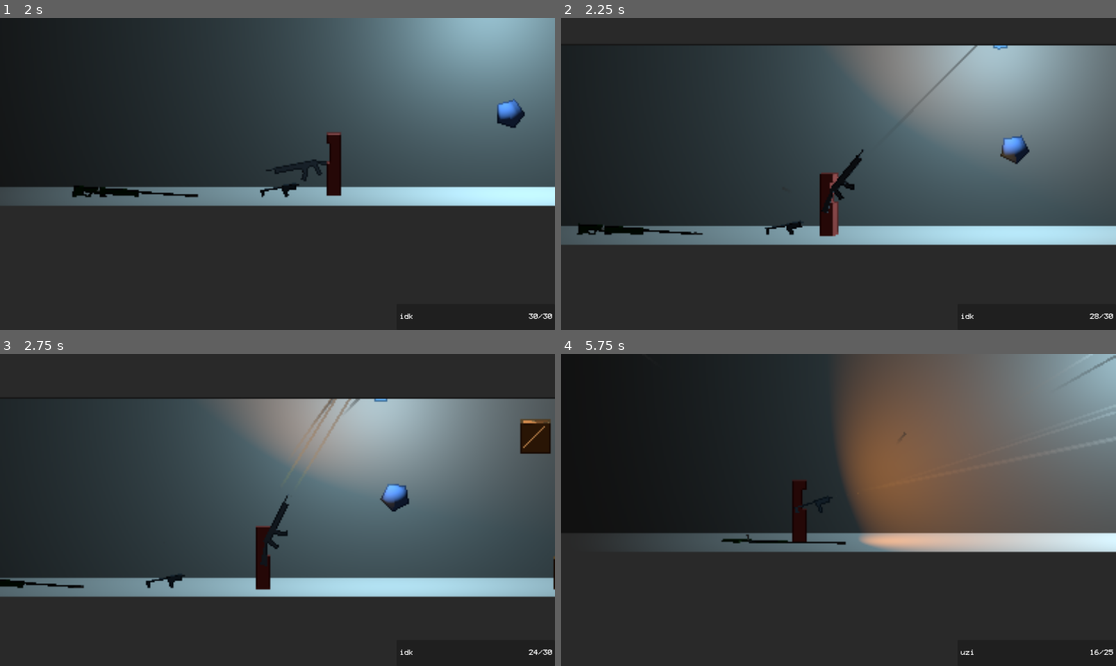
Above: before the commit, frames 1-4 (two rows, left to right).
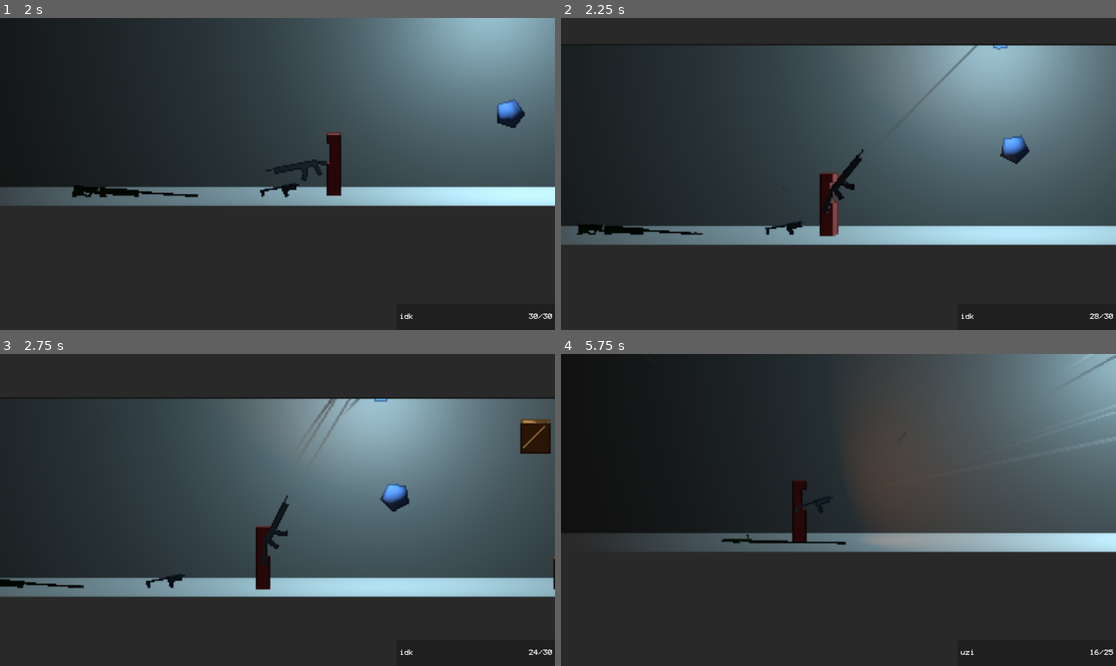
Above: after the commit, the same moments.

Repository: mncc8337/udgr
Game: Godot game, scene res://scenes/main.tscn
The game is run twice, just before and just after one commit, with the same random seed, the same clock (stepped at 60 frames per second) and the same inputs. Sound files missing from this copy of the repository are replaced by a short silence.
Inputs (mouse positions are in pixels of both pictures, inside the frame that each line leads up to):
- Up to frame 1 (2 s): move the mouse to (399, 158) at 0.52 s; press the mouse at (399, 158) at 0.53 s; hold D (right) 0.53-1.28 s; move the mouse to (166, 189) at 1.27 s; release the mouse at (166, 189) at 1.28 s; hold A (left) from 1.28 s (still down); tap F (pickup) at 1.35 s
- Up to frame 2 (2.25 s): move the mouse to (894, 105) at 2.02 s; release A (left) at 2.03 s; press the mouse at (894, 105) at 2.03 s; hold D (right) from 2.03 s (still down)
- Up to frame 3 (2.75 s): keep holding D (right)
- Up to frame 4 (5.75 s): move the mouse to (810, 572) at 2.77 s; release D (right) at 2.78 s; release the mouse at (810, 572) at 2.78 s; hold W (up) 2.78-3.53 s; tap F (pickup) at 2.85, 4.35 s; move the mouse to (1005, 556) at 3.52 s; press the mouse at (1005, 556) at 3.53 s; hold A (left) from 3.53 s (still down); move the mouse to (672, 463) at 4.27 s; release the mouse at (672, 463) at 4.28 s; move the mouse to (866, 510) at 5.02 s; press the mouse at (866, 510) at 5.03 s

Frame 1 is identical in both runs. In frame 2, 1.6% of the frame differs, in the area x 55-82%, y 8-46%; in frame 3, 3.5%; in frame 4, 20%, in the area x 50-99%, y 0-64%.

Commit message:
decrease guns flash

Diff:
--- a/scenes/assasult_rifle.tscn
+++ b/scenes/assasult_rifle.tscn
@@ -246,7 +246,6 @@
 transform = Transform3D(-4.37114e-08, 0, -1, 0, 1, 0, 1, 0, -4.37114e-08, 2.20737, 0.184407, 0)
 visible = false
 light_color = Color(1, 0.603922, 0, 1)
-light_energy = 5.0
 spot_range = 1000.0
 spot_angle = 75.0
 
--- a/scenes/sniper.tscn
+++ b/scenes/sniper.tscn
@@ -342,7 +342,6 @@
 transform = Transform3D(-4.37114e-08, 0, -1, 0, 1, 0, 1, 0, -4.37114e-08, 4.0188, 0.0462746, 0)
 visible = false
 light_color = Color(1, 0.603922, 0, 1)
-light_energy = 5.0
 spot_range = 1000.0
 spot_angle = 73.97
 
--- a/scenes/sub_machine_gun.tscn
+++ b/scenes/sub_machine_gun.tscn
@@ -137,7 +137,6 @@
 transform = Transform3D(-4.37114e-08, 0, -1, 0, 1, 0, 1, 0, -4.37114e-08, 1.177, 0.162867, 0)
 visible = false
 light_color = Color(1, 0.603922, 0, 1)
-light_energy = 5.0
 spot_range = 1000.0
 spot_angle = 73.97
 
